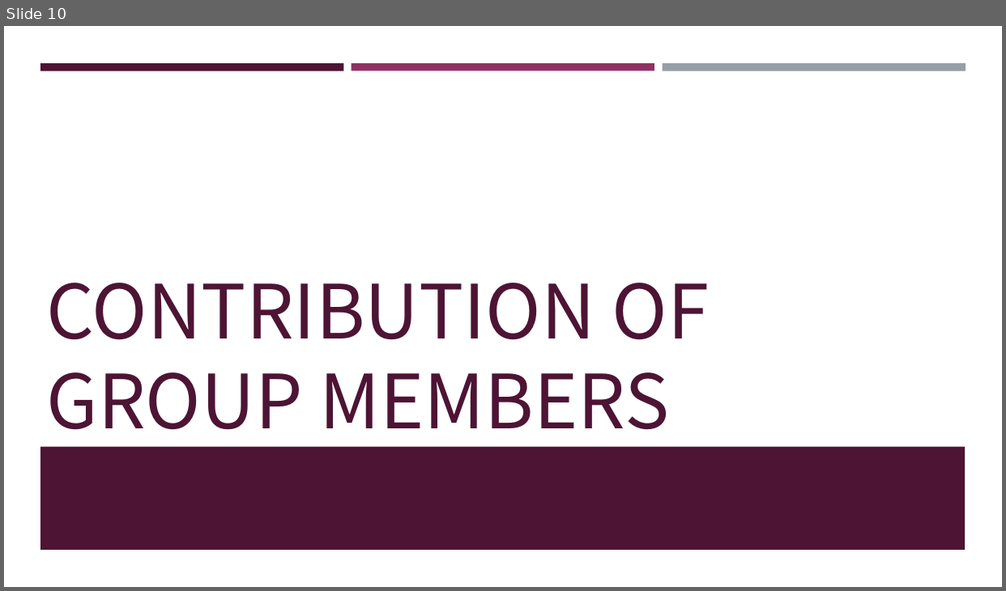
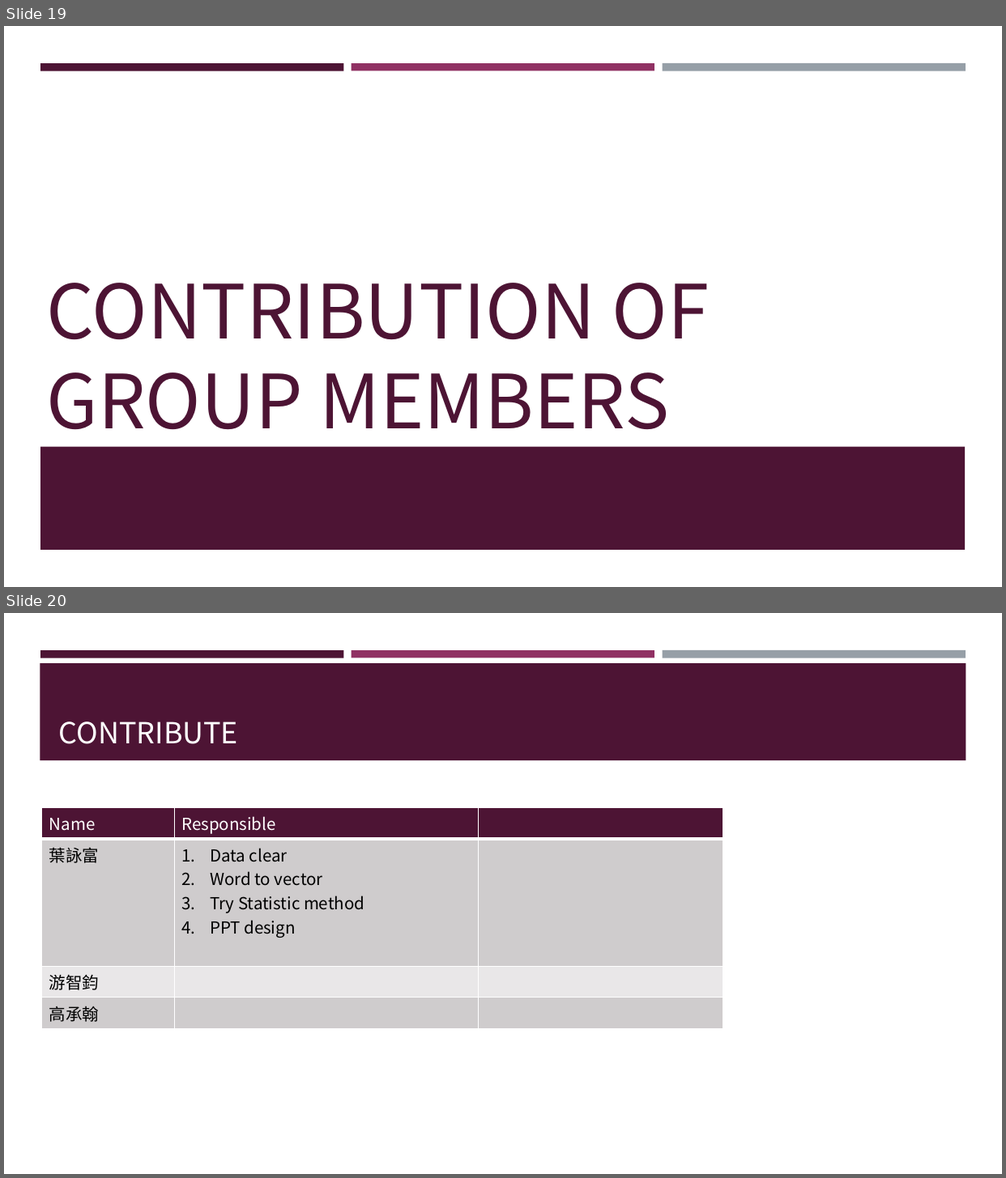
Before and after one commit to frankye1000/NYCU-DigitalMedicine, a slide deck: Case Presentation 1 Data/ppt/case1.pptx. Shown one above the other, each under a label of ours: slide 10 before the commit, slides 19 and 20 after it. The pictures are 1006x591 and 1006x1178 pixels, drawn with LibreOffice and Linux fonts; fonts in the diff are those of the drawing. Boxes give left, top, right and bottom in pixels: in the first picture for what was removed or moved away, otherwise in the second. Text is boxed around its words. In the diff, an @@ line names an element or a change of style, - is before the commit and + after.

```diff
--- a/Case Presentation 1 Data/ppt/case1.pptx
+++ b/Case Presentation 1 Data/ppt/case1.pptx
@@ slide 20 added at [4,613,1002,1174], background #FFFFFF; not listed: 3 template elements that a slide beside it also shows @@
@@ rectangle added at [40,663,966,760], fill #4D1434 @@
@@ title added at [59,722,238,744], 28 pt, text #FFFFFF @@
+CONTRIBUTE
@@ table added at [41,807,722,1025], 4 rows, 3 columns @@
+Name | Responsible | 
+葉詠富 | Data clear / Word to vector / Try Statistic method / PPT design | 
+游智鈞 |  | 
+高承翰 |  | 
@@ what was slide 10 is now slide 19 @@
```
Also in this commit, not shown: 1 slide changed, 9 other slides added, 1 slide removed, 3 other files.
